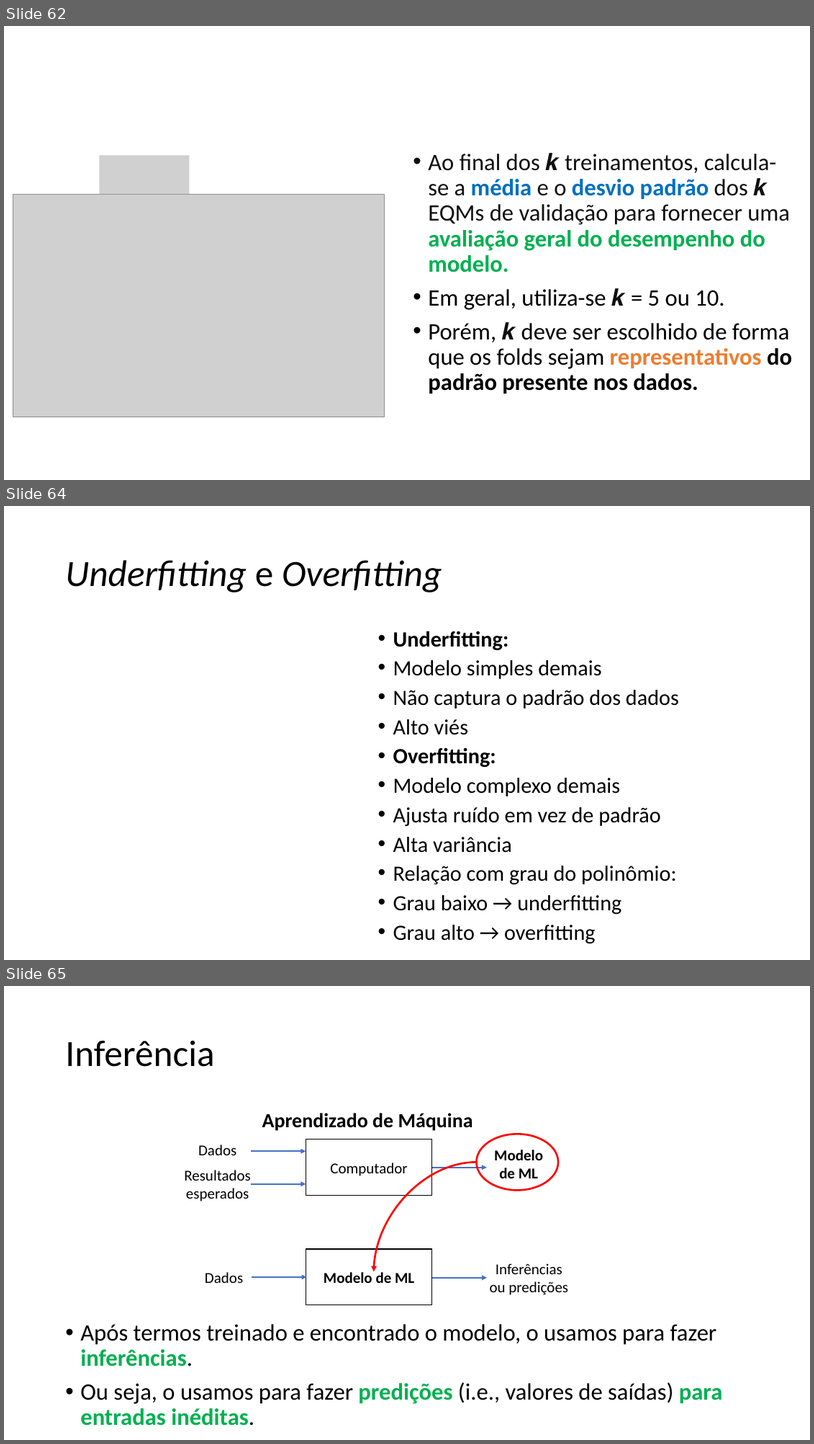
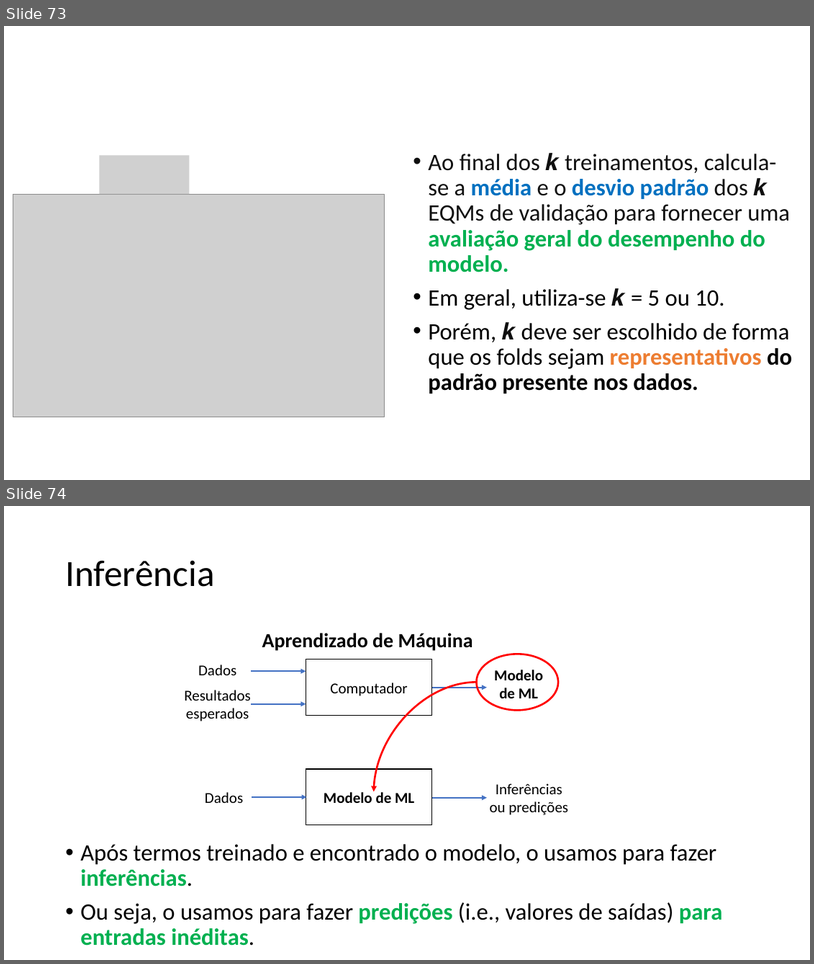
Before and after one commit to zz4fap/c24_inteligencia_artificial, a slide deck: slides/C24_Regressão.pptx. Shown one above the other, each under a label of ours: slides 62, 64 and 65 before the commit, slides 73 and 74 after it; the slides between them are not shown. The pictures are 814x1444 and 814x964 pixels, drawn with LibreOffice and Linux fonts; fonts in the diff are those of the drawing; grey boxes stand for pictures. Boxes give left, top, right and bottom in pixels: in the first picture for what was removed or moved away, otherwise in the second. Text is boxed around its words. In the diff, an @@ line names an element or a change of style, - is before the commit and + after.

```diff
--- a/slides/C24_Regressão.pptx
+++ b/slides/C24_Regressão.pptx
@@ slide 64 removed at [4,506,810,960], background #FFFFFF @@
@@ title removed at [65,560,442,592] @@
-Underfitting e Overfitting
@@ text removed at [394,631,679,944] @@
-• Underfitting:
-• Modelo simples demais
-• Não captura o padrão dos dados
-• Alto viés
-• Overfitting:
-• Modelo complexo demais
-• Ajusta ruído em vez de padrão
-• Alta variância
-• Relação com grau do polinômio:
-• Grau baixo → underfitting
-• Grau alto → overfitting
@@ what was slide 62 is now slide 73 @@
@@ what was slide 65 is now slide 74 @@
```
Also in this commit, not shown: 1 slide changed, 10 slides added, 1 other file.
